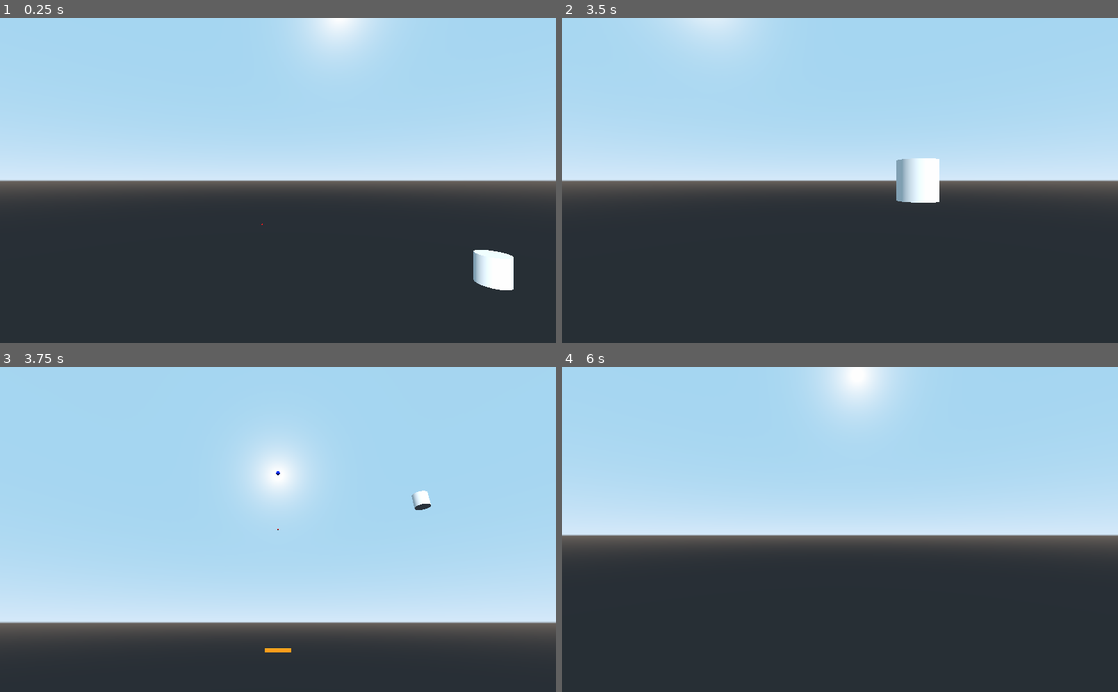
Above: before the commit, frames 1-4 (two rows, left to right).
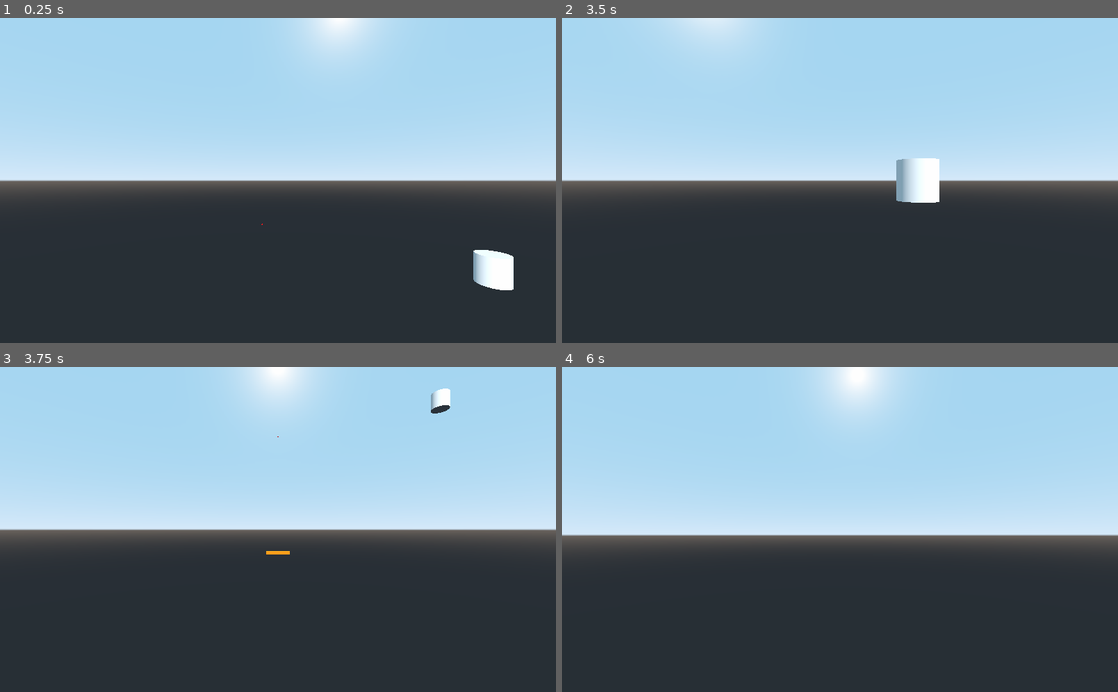
Above: after the commit, the same moments.

Repository: teratron/treaker
Game: Godot game, scene res://src/main/Main.tscn
Two runs of this game, one before a commit and one after it. Both use one fixed random seed, a clock stepped at 60 frames per second and the inputs below.
Inputs (mouse positions are in pixels of both pictures, inside the frame that each line leads up to):
- Up to frame 1 (0.25 s): no input
- Up to frame 2 (3.5 s): tap Enter at 0.5, 2.75 s; move the mouse to (867, 180) at 0.52 s; press the mouse at (867, 180) at 0.53 s; hold W (move_forward) from 0.53 s (still down); move the mouse to (812, 180) at 1.27 s; release the mouse at (812, 180) at 1.28 s; tap C (toggle_camera) at 1.35 s; click (812, 180) at 1.42 s; tap Space (move_up) at 2 s; move the mouse to (851, 174) at 2.02 s; tap Alt (use_ability) at 2.1 s; click (851, 174) at 2.17 s; move the mouse to (834, 187) at 2.77 s; click (834, 187) at 2.85 s
- Up to frame 3 (3.75 s): keep holding W (move_forward); tap Space (move_up) at 3.5 s; move the mouse to (316, 532) at 3.52 s; hold C (toggle_camera) from 3.53 s (still down); click (316, 532) at 3.67 s
- Up to frame 4 (6 s): tap Enter at 4.25 s; move the mouse to (795, 526) at 4.27 s; release C (toggle_camera) at 4.28 s; tap Alt (use_ability) at 4.35 s; click (795, 526) at 4.42 s; tap Space (move_up) at 5 s; move the mouse to (845, 529) at 5.02 s; press the mouse at (845, 529) at 5.03 s; move the mouse to (817, 523) at 5.77 s; release W (move_forward) at 5.78 s; release the mouse at (817, 523) at 5.78 s; hold D (move_right) from 5.78 s (still down); tap C (toggle_camera) at 5.85 s; click (817, 523) at 5.92 s

Frames 1-2 are identical in both runs. In frame 3, 43% of the frame differs, in the area x 0-100%, y 0-88%; in frame 4, nothing differs.

Commit message:
Update Ball, Paddle, Player

Diff:
--- a/app/src/player/Ball.gd
+++ b/app/src/player/Ball.gd
@@ -1,38 +1,32 @@
 extends RigidBody
 
 
-var player: Spatial
-var radius: float
-var speed = 600
+#var player: Spatial
+var speed: float = 600
+var direction := Vector3.UP
 
-
-func _enter_tree():
-	radius = $MeshInstance.mesh.radius
-
-
-#func _ready():
-#	pass
-
-
-func _input(event):
-	if (event is InputEventKey || InputEventMouseButton) && event.is_action_pressed("use_shot"):
-		linear_velocity.y = speed
+onready var radius = $MeshInstance.mesh.radius
 
 
 func _integrate_forces(state):
+	var delta = state.get_step()
+	state.linear_velocity = state.linear_velocity.normalized() * speed * delta
 #	var count = state.get_contact_count()
 #	if count > 0:
 #		for i in range(count):
-#			prints(state.get_contact_local_normal(i),  state.get_contact_local_position(i))
+#			prints(state.get_contact_local_normal(i), state.get_contact_local_position(i))
 #			state.linear_velocity *= state.get_contact_local_normal(i)
 #	else:
 #		state.linear_velocity = state.linear_velocity
 
-	var delta = state.get_step()
-	state.linear_velocity = state.linear_velocity.normalized() * speed * delta
+
+func start() -> bool:
+	linear_velocity.y = speed
+	return true
+#	player.is_ball_state = true
 
 
-#func reset():
+#func reset() -> void:
 #	direction = Vector3.UP
 #	position = _initial_pos
 #	_speed = DEFAULT_SPEED
--- a/app/src/player/Ball.tscn
+++ b/app/src/player/Ball.tscn
@@ -9,6 +9,9 @@
 
 [sub_resource type="SphereShape" id=1]
 radius = 0.4
+
+[sub_resource type="SphereShape" id=3]
+radius = 0.6
 
 [node name="Ball" type="RigidBody"]
 physics_material_override = SubResource( 2 )
@@ -29,5 +32,10 @@
 [node name="CollisionShape" type="CollisionShape" parent="."]
 shape = SubResource( 1 )
 
+[node name="Area" type="Area" parent="."]
+
+[node name="CollisionShape" type="CollisionShape" parent="Area"]
+shape = SubResource( 3 )
+
 [node name="Axis" parent="." instance=ExtResource( 3 )]
 visible = false
--- a/app/src/player/Paddle.gd
+++ b/app/src/player/Paddle.gd
@@ -1,19 +1,18 @@
 extends StaticBody
 
 
-var player: Spatial
+#var player: Spatial
 
-onready var ball = player.ball
-onready var ball_position = $BallPosition
-onready var mesh_instance = $MeshInstance
+onready var ball_position := $BallPosition
 
 
 func _ready():
-	var height = mesh_instance.mesh.get_aabb().size.y
-	ball_position.transform = Transform(ball_position.transform.basis, Vector3(0, height * 0.5 + ball.radius + 0.001, 0))
+	ball_position.transform.origin = Vector3(0, $MeshInstance.mesh.get_aabb().size.y * 0.5 + 0.001, 0)
 
 
-#func _on_Area_area_entered(area):
-#	if area.name == "Ball":
-#		# Assign new direction.
-#		area.direction = Vector2(_ball_dir, randf() * 2 - 1).normalized()
+func _on_Area_area_entered(area):
+	prints(area, area.get_parent(), area.owner)
+
+
+func _on_Area_body_entered(body):
+	print(body)
--- a/app/src/player/Paddle.tscn
+++ b/app/src/player/Paddle.tscn
@@ -25,3 +25,6 @@
 
 [node name="CollisionShape" type="CollisionShape" parent="Area"]
 shape = SubResource( 2 )
+
+[connection signal="area_entered" from="Area" to="." method="_on_Area_area_entered"]
+[connection signal="body_entered" from="Area" to="." method="_on_Area_body_entered"]
--- a/app/src/player/Player.gd
+++ b/app/src/player/Player.gd
@@ -1,44 +1,47 @@
 extends Spatial
 
 
+var direction := Vector3()
 #var velocity  := Vector3()
 var angular_velocity: float = 2.0
 var radius_paddle:    float = 20
 var radius_camera:    float = 16
 var distance_camera:  float = 40
-var is_center_look:   bool  = true
-
-var ball:   RigidBody
-var paddle: StaticBody
+var is_center_look := false
+var is_ball_state  := false
 
 onready var rotor  := $Rotor
 onready var camera := $Rotor/Camera
+onready var paddle := $Rotor/Paddle
+onready var ball   := $Ball
 
+#var ball:   RigidBody
+#var paddle: StaticBody
 
-#func _init():
-#	pass
-
-
-func _enter_tree():
-	ball   = $Ball
-	paddle = $Rotor/Paddle
-
-	ball.player   = self
-	paddle.player = self
+#func _enter_tree():
+#	ball   = $Ball
+#	paddle = $Rotor/Paddle
+#	ball.player   = self
+#	paddle.player = self
 
 
 func _ready():
+	camera.transform.origin = Vector3(0, -radius_camera, distance_camera)
 	paddle.transform.origin = Vector3(0, -radius_paddle, 0)
-	camera.transform.origin = Vector3(0, -radius_camera, distance_camera)
-	ball.transform.origin   = paddle.transform.origin + paddle.ball_position.transform.origin #Vector3(0, paddle.ball_position, 0)
-	#print(to_global(paddle.ball_position.transform.origin))
-	#ball.global_transform.origin = paddle.transform.origin + paddle.ball_position.transform.origin
-	pass
+	paddle.ball_position.transform.origin.y += ball.radius
+	ball.transform.origin = paddle.transform.origin + paddle.ball_position.transform.origin
+
+	#prints("player ", paddle.ball_position.transform.origin)
 
 
 #func _physics_process(_delta):
 #	transform = transform.orthonormalized()
 #	pass
+
+
+func _input(event):
+	if !is_ball_state && (event is InputEventKey || InputEventMouseButton) && event.is_action_pressed("use_shot"):
+		is_ball_state = ball.start()
 
 
 func _process(delta):
@@ -47,7 +50,11 @@
 
 		if motion != Vector3.ZERO:
 			rotor.transform.basis = rotor.transform.basis.rotated(Vector3(0, 0, 1), angular_velocity * delta * motion.x)
-			rotor.transform = rotor.transform.orthonormalized()
+			#rotor.transform = rotor.transform.orthonormalized()
 
-	if is_center_look:
-		camera.look_at(rotor.transform.origin, Vector3(0, 0, 1))
+			if !is_ball_state:
+				#print(paddle.ball_position.global_transform)
+				ball.transform = paddle.ball_position.global_transform
+
+		if is_center_look:
+			camera.look_at(rotor.transform.origin, Vector3(0, 0, 1))
Not shown: 1 places in app/src/player/Ball.tscn that only renumber resources
Not shown, changed: Makefile
